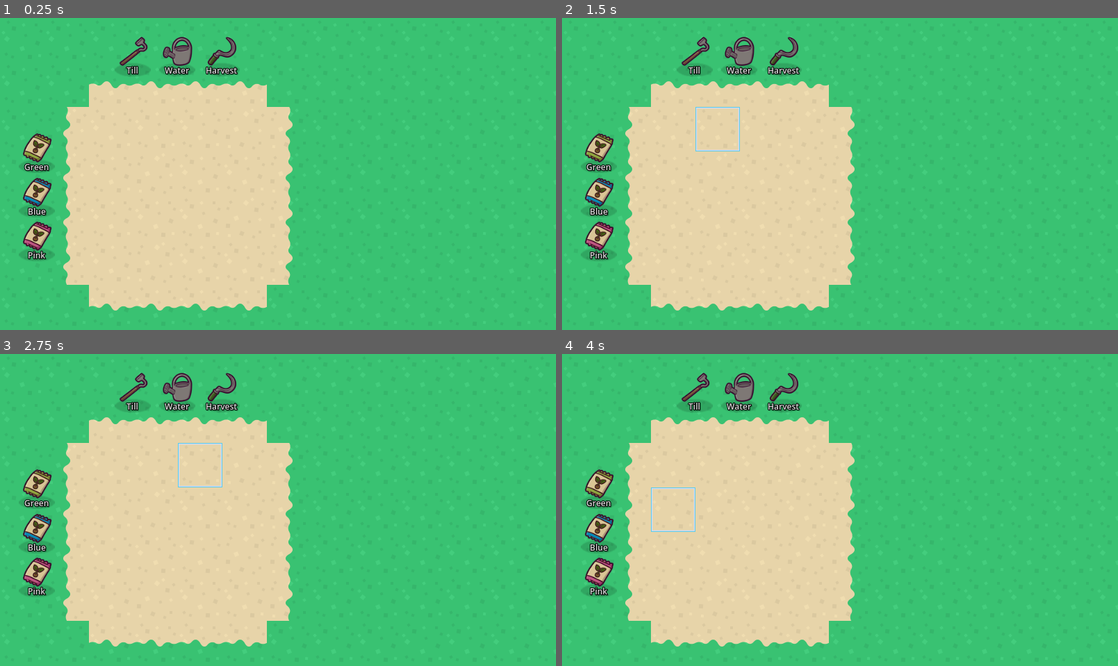
Above: before the commit, frames 1-4 (two rows, left to right).
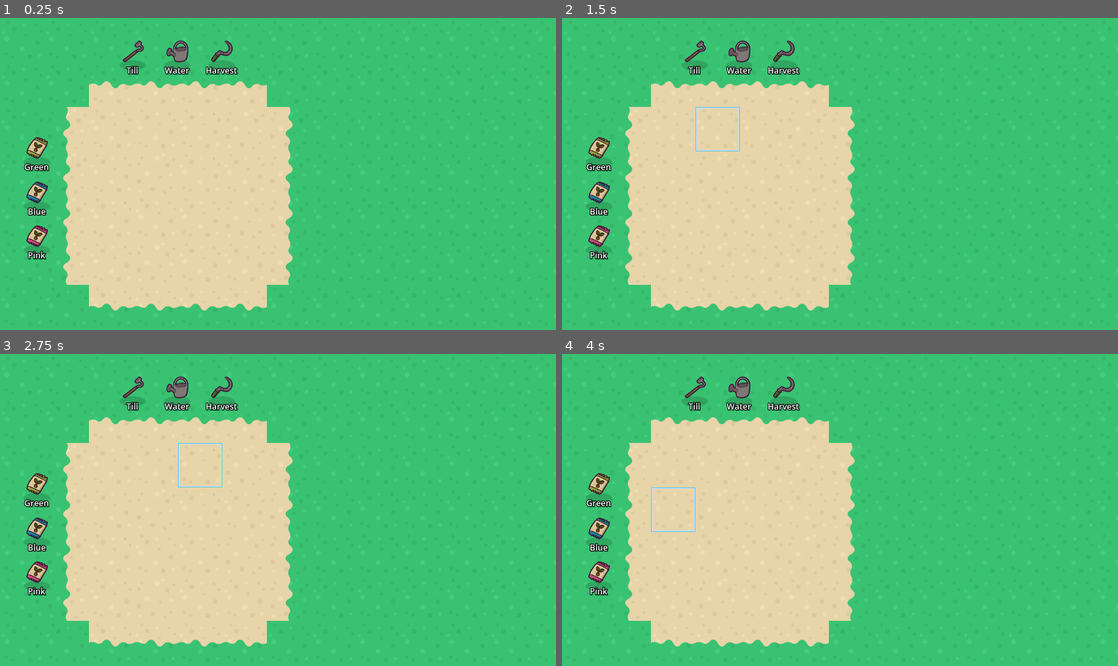
Above: after the commit, the same moments.

Repository: KurzweilTV/godotwild79
Game: Godot game, scene res://gameboard/Main.tscn
Same seed, same stepped clock (60 frames per second), same inputs: the game is played once before the commit and once after it.
Inputs (mouse positions are in pixels of both pictures, inside the frame that each line leads up to):
- Up to frame 1 (0.25 s): no input
- Up to frame 2 (1.5 s): tap Enter at 0.5 s; move the mouse to (673, 130) at 0.52 s; click (673, 130) at 0.67 s; tap Space at 1.25 s; move the mouse to (717, 130) at 1.27 s; click (717, 130) at 1.42 s
- Up to frame 3 (2.75 s): tap Enter at 2 s; move the mouse to (200, 466) at 2.02 s; click (200, 466) at 2.17 s
- Up to frame 4 (4 s): tap Space at 2.75 s; move the mouse to (806, 466) at 2.77 s; click (806, 466) at 2.92 s; tap Enter at 3.5 s; move the mouse to (673, 510) at 3.52 s; click (673, 510) at 3.67 s

The runs differ from the first frame. In frame 1, 1.8% of the frame differs, in the area x 3-44%, y 6-78%; in frame 2, 1.8%; in frame 3, 1.8%; in frame 4, 1.8%.

Commit message:
tilling and watering working

Diff:
--- a/gameboard/Main.tscn
+++ b/gameboard/Main.tscn
@@ -135,7 +135,7 @@
 
 [node name="ToolPlot2" parent="Tools" instance=ExtResource("10_1m0n5")]
 position = Vector2(255, 53)
-tool_name = "Water Bucket"
+tool_name = "WaterBucket"
 tool_function = "Water"
 icon = ExtResource("13_7tmrk")
 
--- a/gameboard/scenes/GrowPlot.tscn
+++ b/gameboard/scenes/GrowPlot.tscn
@@ -1,7 +1,8 @@
-[gd_scene load_steps=5 format=3 uid="uid://dprbr4w2jlt4s"]
+[gd_scene load_steps=6 format=3 uid="uid://dprbr4w2jlt4s"]
 
 [ext_resource type="Script" uid="uid://c7e4hlifk3lmt" path="res://gameboard/scenes/scripts/grow_plot.gd" id="1_nh3nx"]
 [ext_resource type="Texture2D" uid="uid://bg3p6kl3j40nm" path="res://gameboard/art/highlight.png" id="1_nsnlj"]
+[ext_resource type="Texture2D" uid="uid://bwb00y38kc23g" path="res://tools/art/tilled_ground.png" id="3_4dr1b"]
 [ext_resource type="Texture2D" uid="uid://dvlmnji7y43oj" path="res://tools/art/watered.png" id="3_738fb"]
 
 [sub_resource type="RectangleShape2D" id="RectangleShape2D_nsnlj"]
@@ -15,11 +16,20 @@
 visible = false
 texture = ExtResource("1_nsnlj")
 
-[node name="WaterArt" type="Sprite2D" parent="."]
+[node name="TilledIcon" type="Sprite2D" parent="."]
+visible = false
+z_index = 2
+z_as_relative = false
+texture = ExtResource("3_4dr1b")
+
+[node name="WaterIcon" type="Sprite2D" parent="."]
+z_index = 3
 texture = ExtResource("3_738fb")
 
-[node name="CollisionShape2D" type="CollisionShape2D" parent="."]
+[node name="DetectionArea" type="CollisionShape2D" parent="."]
+visible = false
 shape = SubResource("RectangleShape2D_nsnlj")
 
+[connection signal="input_event" from="." to="." method="_on_input_event"]
 [connection signal="mouse_entered" from="." to="." method="_on_mouse_entered"]
 [connection signal="mouse_exited" from="." to="." method="_on_mouse_exited"]
--- a/gameboard/scenes/ToolPlot.tscn
+++ b/gameboard/scenes/ToolPlot.tscn
@@ -1,6 +1,6 @@
 [gd_scene load_steps=7 format=3 uid="uid://d4ee5fxan4i06"]
 
-[ext_resource type="Script" uid="uid://wy8ivtrdu6fk" path="res://gameboard/scenes/tool_plot.gd" id="1_i0gku"]
+[ext_resource type="Script" uid="uid://wy8ivtrdu6fk" path="res://gameboard/scenes/scripts/tool_plot.gd" id="1_i0gku"]
 [ext_resource type="Texture2D" uid="uid://bbwnqbyqmekyq" path="res://tools/art/HandRake.png" id="2_0yqva"]
 [ext_resource type="Texture2D" uid="uid://bg3p6kl3j40nm" path="res://gameboard/art/highlight.png" id="2_jbbna"]
 [ext_resource type="Texture2D" uid="uid://c0bvbpbwk0nx8" path="res://tools/art/shadow.png" id="3_dam0o"]
@@ -23,7 +23,7 @@
 z_index = 5
 z_as_relative = false
 position = Vector2(0, -5)
-scale = Vector2(0.8, 0.8)
+scale = Vector2(0.6, 0.6)
 texture = ExtResource("2_0yqva")
 
 [node name="Shadow" type="Sprite2D" parent="ToolIcon"]
@@ -37,7 +37,8 @@
 visible = false
 texture = ExtResource("2_jbbna")
 
-[node name="CollisionShape2D" type="CollisionShape2D" parent="."]
+[node name="DetectionArea" type="CollisionShape2D" parent="."]
+visible = false
 shape = SubResource("RectangleShape2D_nsnlj")
 
 [node name="ToolLabel" type="Label" parent="."]
--- a/gameboard/scenes/scripts/grow_plot.gd
+++ b/gameboard/scenes/scripts/grow_plot.gd
@@ -1,8 +1,7 @@
-class_name Plot
+class_name GrowPlot
 extends Area2D
 
-var water_art : Sprite2D
-var tool_present : bool = true
+var water_icon : Sprite2D
 
 @export var crop_planted : bool
 @export var crop_name : String
@@ -11,32 +10,65 @@
 @export var water_level : float = 0
 @export var water_max : float = 100
 @export var water_min : float = 0
+@export var water_can_amount : float = 40
+@export var water_drying_rate : int = 5
+@export_category("Tilling")
+@export var ready_to_till : bool = true
+@export var is_tilled : bool = false
+@export_category("Planting")
+@export var ready_to_plant : bool = false
 
+@onready var tilled_icon: Sprite2D = $TilledIcon
 @onready var highlight: Sprite2D = $Highlight
 
-
 func _ready() -> void:
-	water_art = get_node_or_null("WaterArt")
-	if water_art == null:
-		print_debug("WaterArt node not found in ", name)
+	water_icon = get_node_or_null("WaterIcon")
 
 func _process(delta: float) -> void:
-	if water_art:
+	_water_drain(delta)
+
+func _handle_tool_usage():
+	match GlobalCursor.tool_held:
+		"WaterBucket":
+			#print("Watering Plot: ", name)
+			change_water(water_can_amount)
+		"Hoe":
+			#print("Tilling Plot: ", name)
+			till_ground()
+		"Scythe":
+			print("Harvesting Plot: ", name)
+		_:
+			print("Unknown tool used on: ", name)
+
+#region ToolUsage
+func till_ground():
+	if ready_to_till and not is_tilled:
+		tilled_icon.show()
+		ready_to_till = false
+		is_tilled = true
+		ready_to_plant = true
+
+func change_water(amount: float):
+	water_level = clamp(water_level + amount, 0, 100)
+	watered = water_level > 0
+
+func _water_drain(delta):
+	if water_icon:
 		var alpha = (water_level - water_min) / (water_max - water_min)
-		water_art.self_modulate.a = alpha
+		water_icon.self_modulate.a = alpha
+	change_water(-water_drying_rate * delta)
 
-	water_level -= 5 * delta
-
-func pick_up_tool() -> void:
-	pass
-
-func put_down_tool() -> void:
-	pass
+#region SignalFunctions
+func _on_input_event(_viewport: Node, event: InputEvent, _shape_idx: int) -> void:
+	if event is InputEventMouseButton and event.pressed:
+		if GlobalCursor.is_holding_tool and event.button_index == MOUSE_BUTTON_LEFT:
+			#print("Clicked ", name, " while holding ", GlobalCursor.tool_held)
+			_handle_tool_usage()
 
 
 func _on_mouse_entered() -> void:
 	highlight.show()
 
-
 func _on_mouse_exited() -> void:
 	highlight.hide()
+#endregion
--- a/gameboard/scenes/tool_plot.gd
+++ b/gameboard/scenes/scripts/tool_plot.gd
@@ -1,5 +1,7 @@
 class_name ToolPlot
-extends Plot
+extends Area2D
+
+var tool_present : bool = true
 
 @export var tool_name : String
 @export var tool_function : String
@@ -14,20 +16,21 @@
 	if tool_function:
 		tool_label.text = tool_function
 
-func _on_input_event(viewport: Node, event: InputEvent, shape_idx: int) -> void:
+func _on_input_event(_viewport: Node, event: InputEvent, _shape_idx: int) -> void:
 	if event is InputEventMouseButton and event.pressed:
 		if event.button_index == MOUSE_BUTTON_LEFT:
 			handle_tool_pickup_or_drop()
 
 func handle_tool_pickup_or_drop():
 	if tool_present and not GlobalCursor.is_holding_tool:
-		print("Picked up %s" % tool_name)
+		#print("Picked up %s" % tool_name)
 		tool_present = false
 		GlobalCursor.is_holding_tool = true
+		GlobalCursor.tool_held = tool_name
 		GlobalCursor.set_custom_cursor(icon)
 		tool_icon.hide()
 	elif not tool_present and GlobalCursor.is_holding_tool:
-		print("Put Down %s" % tool_name)
+		#print("Put Down %s" % tool_name)
 		tool_present = true
 		GlobalCursor.is_holding_tool = false
 		GlobalCursor.reset_custom_cursor()
Renamed: gameboard/scenes/tool_plot.gd.uid -> gameboard/scenes/scripts/tool_plot.gd.uid
Binary file added: globals/jam_art/JamTheme.png
Binary file added: globals/jam_art/JamWildCards.png
Binary file added: tools/art/tilled_ground.aseprite
Binary file added: tools/art/tilled_ground.png
